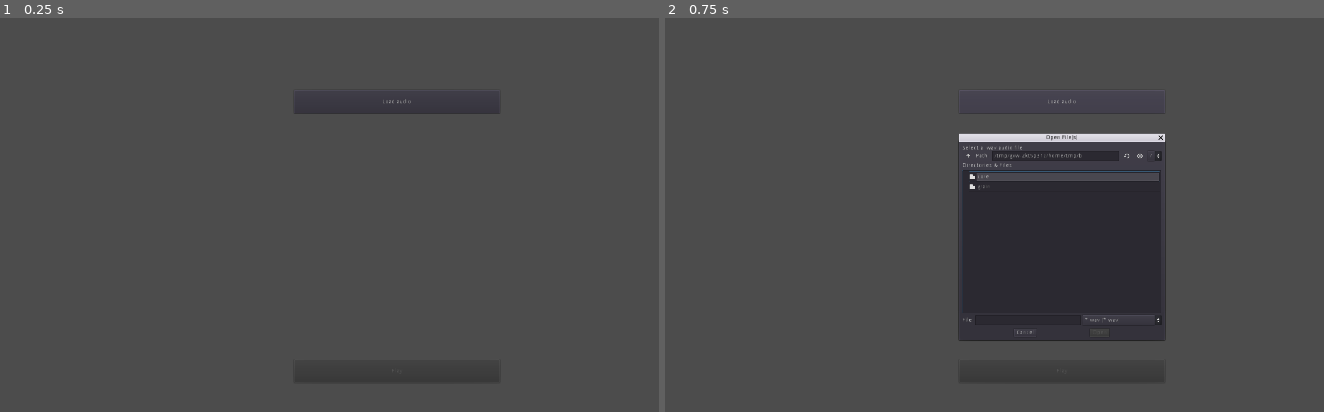
Above: before the commit, frames 1-2 (left to right).
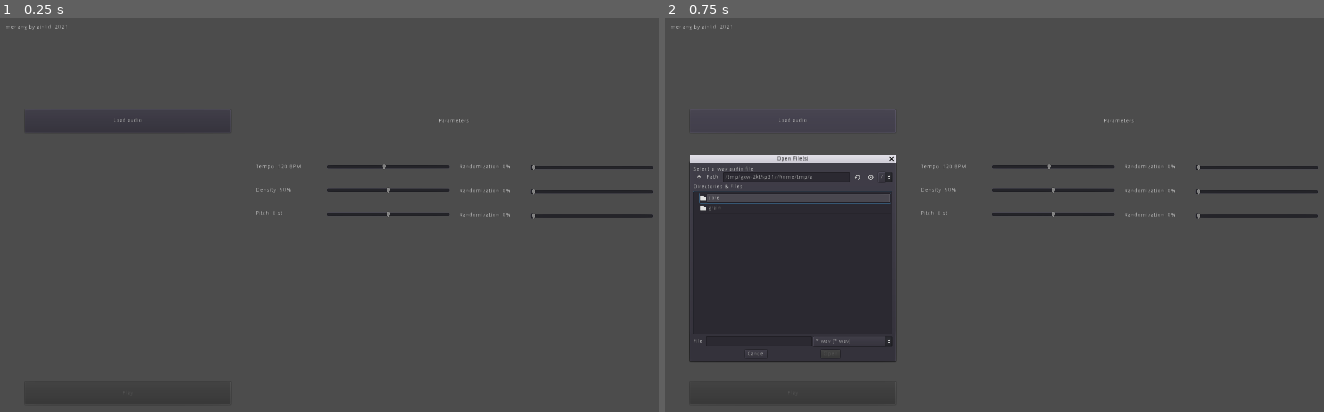
Above: after the commit, the same moments.

Repository: Ainlid/merlang
Game: Godot game, scene res://core/core.tscn
Two runs of this game, one before a commit and one after it. Both use one fixed random seed, a clock stepped at 60 frames per second and the inputs below. The project has no main scene, so this scene is started directly.
Inputs:
- Up to frame 1 (0.25 s): no input
- Up to frame 2 (0.75 s): click "Load audio" at 0.5 s

The runs differ from the first frame. In frame 1, 1.2% of the frame differs, in the area x 0-100%, y 1-52%; in frame 2, 28%, in the area x 0-100%, y 1-88%.

Commit message:
interface

Diff:
--- a/core/core.gd
+++ b/core/core.gd
@@ -1,6 +1,6 @@
 extends Node2D
 
-export var tempo = 120.0
+var tempo = 120.0
 var interval = 1.0
 onready var timer_beat = $timer_beat
 
@@ -13,21 +13,81 @@
 var rng
 
 var grain = preload("res://grain/grain.tscn")
-export var density = 0.5
-export var size_min = 1
-export var size_max = 16
-export var pitches = [-6.0, -4.0, -2.0, 0.0, 2.0, 4.0, 6.0]
+var density = 50.0
+var size_min = 1
+var size_max = 16
+var pitch = 0
+var offset_rounding = 16.0
+
+var tempo_random = 0.0
+var density_random = 0.0
+var pitch_random = 0.0
+
+onready var tempo_label = $interface/tempo_label
+onready var tempo_slider = $interface/tempo_slider
+
+onready var density_label = $interface/density_label
+onready var density_slider = $interface/density_slider
+
+onready var pitch_label = $interface/pitch_label
+onready var pitch_slider = $interface/pitch_slider
+
+onready var size_label = $interface/size_label
+onready var size_slider = $interface/size_slider
+
+onready var tempo_random_label = $interface/tempo_random_label
+onready var tempo_random_slider = $interface/tempo_random_slider
+
+onready var density_random_label = $interface/density_random_label
+onready var density_random_slider = $interface/density_random_slider
+
+onready var pitch_random_label = $interface/pitch_random_label
+onready var pitch_random_slider = $interface/pitch_random_slider
 
 func _ready():
 	rng = RandomNumberGenerator.new()
 
-	interval = 60.0 / tempo
-	timer_beat.wait_time = interval
+	_set_tempo(120.0)
+	_set_density(50.0)
+	_set_pitch(0)
+
+	_set_tempo_random(0.0)
+	_set_density_random(0.0)
+	_set_pitch_random(0.0)
 
 	play_button.disabled = true
 
+func _set_tempo(value):
+	interval = 60.0 / tempo
+	timer_beat.wait_time = interval
+	tempo_slider.value = value
+	tempo_label.text = "Tempo: " + str(value) + " BPM"
+
+func _set_density(value):
+	density = value
+	density_slider.value = value
+	density_label.text = "Density: " + str(value) + "%"
+
+func _set_pitch(value):
+	pitch = value
+	pitch_slider.value = value
+	pitch_label.text = "Pitch: " + str(value) + " st"
+
+func _set_tempo_random(value):
+	tempo_random = value
+	tempo_random_label.text = "Randomization: " + str(value) + "%"
+
+func _set_density_random(value):
+	density_random = value
+	density_random_label.text = "Randomization: " + str(value) + "%"
+
+func _set_pitch_random(value):
+	pitch_random = value
+	pitch_random_label.text = "Randomization: " + str(value) + "%"
+
 func _load_pressed():
 	_play_stop()
+	samples = []
 	file_dialog.popup()
 
 func _files_selected(paths):
@@ -61,15 +121,35 @@
 	playing = false
 	play_button.text = "Play"
 
+func _tick():
+	_randomize_params()
+	_spawn_grain()
+
+func _randomize_params():
+	var tempo_rand_chance = rng.randf() * 100.0
+	if tempo_rand_chance < tempo_random:
+		var new_tempo = rng.randi_range(50, 200)
+		_set_tempo(new_tempo)
+
+	var density_rand_chance = rng.randf() * 100.0
+	if density_rand_chance < density_random:
+		var new_density = round(rng.randf() * 100.0)
+		_set_density(new_density)
+
+	var pitch_rand_chance = rng.randf() * 100.0
+	if pitch_rand_chance < pitch_random:
+		_set_pitch(rng.randi_range(-6, 6))
+
 func _spawn_grain():
-	var spawn_chance = rng.randf()
+	var spawn_chance = rng.randf() * 100.0
 	if spawn_chance < density:
 		var new_grain = grain.instance()
 		add_child(new_grain)
 		var sample_id = rng.randi_range(0, samples.size() - 1)
 		var curr_sample = samples[sample_id]
 		var new_offset = rng.randf_range(0.0, curr_sample.get_length())
-		var new_pitch = rng.randi_range(0, pitches.size())
+		new_offset = round(new_offset * offset_rounding) / offset_rounding
+		var new_pitch = pitch
 		new_pitch = pow(2.0, new_pitch / 12.0)
 		var new_size = interval / 4.0 * rng.randi_range(size_min, size_max)
 		new_grain._grain_play(curr_sample, new_offset, new_pitch, new_size)
--- a/core/core.tscn
+++ b/core/core.tscn
@@ -8,17 +8,28 @@
 [node name="timer_beat" type="Timer" parent="."]
 
 [node name="interface" type="Control" parent="."]
+margin_top = -1.41422
 margin_right = 1920.0
-margin_bottom = 1080.0
+margin_bottom = 1078.59
+__meta__ = {
+"_edit_use_anchors_": false
+}
+
+[node name="title" type="Label" parent="interface"]
+margin_left = 20.0
+margin_top = 21.0
+margin_right = 170.0
+margin_bottom = 45.0
+text = "merlang by ainlid, 2021"
 __meta__ = {
 "_edit_use_anchors_": false
 }
 
 [node name="load_button" type="Button" parent="interface"]
-margin_left = 713.0
-margin_top = 178.0
-margin_right = 1207.0
-margin_bottom = 234.0
+margin_left = 67.0
+margin_top = 225.042
+margin_right = 561.0
+margin_bottom = 281.042
 text = "Load audio"
 __meta__ = {
 "_edit_use_anchors_": false
@@ -30,10 +41,10 @@
 anchor_top = 0.5
 anchor_right = 0.5
 anchor_bottom = 0.5
-margin_left = -247.0
-margin_top = -238.0
-margin_right = 247.0
-margin_bottom = 238.0
+margin_left = -893.0
+margin_top = -187.0
+margin_right = -399.0
+margin_bottom = 289.0
 window_title = "Open File(s)"
 dialog_text = "Select a .wav audio file"
 mode = 1
@@ -46,15 +57,162 @@
 }
 
 [node name="play_button" type="Button" parent="interface"]
-margin_left = 713.0
-margin_top = 824.0
-margin_right = 1207.0
-margin_bottom = 880.0
+margin_left = 67.0
+margin_top = 878.029
+margin_right = 561.0
+margin_bottom = 934.029
 text = "Play"
+__meta__ = {
+"_edit_use_anchors_": false
+}
+
+[node name="label_params" type="Label" parent="interface"]
+margin_left = 621.0
+margin_top = 225.0
+margin_right = 1576.0
+margin_bottom = 281.0
+text = "Parameters:"
+align = 1
+valign = 1
+__meta__ = {
+"_edit_use_anchors_": false
+}
+
+[node name="tempo_slider" type="HSlider" parent="interface"]
+margin_left = 791.0
+margin_top = 335.0
+margin_right = 1087.0
+margin_bottom = 391.0
+min_value = 50.0
+max_value = 200.0
+value = 120.0
+__meta__ = {
+"_edit_use_anchors_": false
+}
+
+[node name="tempo_label" type="Label" parent="interface"]
+margin_left = 621.0
+margin_top = 335.0
+margin_right = 746.0
+margin_bottom = 391.0
+text = "Tempo: "
+valign = 1
+__meta__ = {
+"_edit_use_anchors_": false
+}
+
+[node name="density_slider" type="HSlider" parent="interface"]
+margin_left = 791.0
+margin_top = 391.042
+margin_right = 1087.0
+margin_bottom = 447.042
+value = 50.0
+__meta__ = {
+"_edit_use_anchors_": false
+}
+
+[node name="density_label" type="Label" parent="interface"]
+margin_left = 621.0
+margin_top = 391.042
+margin_right = 746.0
+margin_bottom = 447.042
+text = "Density: "
+valign = 1
+__meta__ = {
+"_edit_use_anchors_": false
+}
+
+[node name="pitch_slider" type="HSlider" parent="interface"]
+margin_left = 791.0
+margin_top = 449.042
+margin_right = 1087.0
+margin_bottom = 505.042
+min_value = -6.0
+max_value = 6.0
+__meta__ = {
+"_edit_use_anchors_": false
+}
+
+[node name="pitch_label" type="Label" parent="interface"]
+margin_left = 621.0
+margin_top = 447.042
+margin_right = 746.0
+margin_bottom = 503.042
+text = "Pitch: "
+valign = 1
+__meta__ = {
+"_edit_use_anchors_": false
+}
+
+[node name="tempo_random_slider" type="HSlider" parent="interface"]
+margin_left = 1280.0
+margin_top = 337.0
+margin_right = 1576.0
+margin_bottom = 393.0
+__meta__ = {
+"_edit_use_anchors_": false
+}
+
+[node name="tempo_random_label" type="Label" parent="interface"]
+margin_left = 1110.0
+margin_top = 335.0
+margin_right = 1235.0
+margin_bottom = 391.0
+text = "Randomization: "
+valign = 1
+__meta__ = {
+"_edit_use_anchors_": false
+}
+
+[node name="density_random_slider" type="HSlider" parent="interface"]
+margin_left = 1280.0
+margin_top = 395.0
+margin_right = 1576.0
+margin_bottom = 451.0
+__meta__ = {
+"_edit_use_anchors_": false
+}
+
+[node name="density_random_label" type="Label" parent="interface"]
+margin_left = 1110.0
+margin_top = 393.0
+margin_right = 1235.0
+margin_bottom = 449.0
+text = "Randomization: "
+valign = 1
+__meta__ = {
+"_edit_use_anchors_": false
+}
+
+[node name="pitch_random_slider" type="HSlider" parent="interface"]
+margin_left = 1280.0
+margin_top = 453.0
+margin_right = 1576.0
+margin_bottom = 509.0
+__meta__ = {
+"_edit_use_anchors_": false
+}
+
+[node name="pitch_random_label" type="Label" parent="interface"]
+margin_left = 1110.0
+margin_top = 451.0
+margin_right = 1235.0
+margin_bottom = 507.0
+text = "Randomization: "
+valign = 1
+__meta__ = {
+"_edit_use_anchors_": false
+}
 
 [node name="audio" type="AudioStreamPlayer" parent="."]
 
-[connection signal="timeout" from="timer_beat" to="." method="_spawn_grain"]
+[connection signal="timeout" from="timer_beat" to="." method="_tick"]
 [connection signal="pressed" from="interface/load_button" to="." method="_load_pressed"]
 [connection signal="files_selected" from="interface/file_dialog" to="." method="_files_selected"]
 [connection signal="pressed" from="interface/play_button" to="." method="_play_pressed"]
+[connection signal="value_changed" from="interface/tempo_slider" to="." method="_set_tempo"]
+[connection signal="value_changed" from="interface/density_slider" to="." method="_set_density"]
+[connection signal="value_changed" from="interface/pitch_slider" to="." method="_set_pitch"]
+[connection signal="value_changed" from="interface/tempo_random_slider" to="." method="_set_tempo_random"]
+[connection signal="value_changed" from="interface/density_random_slider" to="." method="_set_density_random"]
+[connection signal="value_changed" from="interface/pitch_random_slider" to="." method="_set_pitch_random"]
